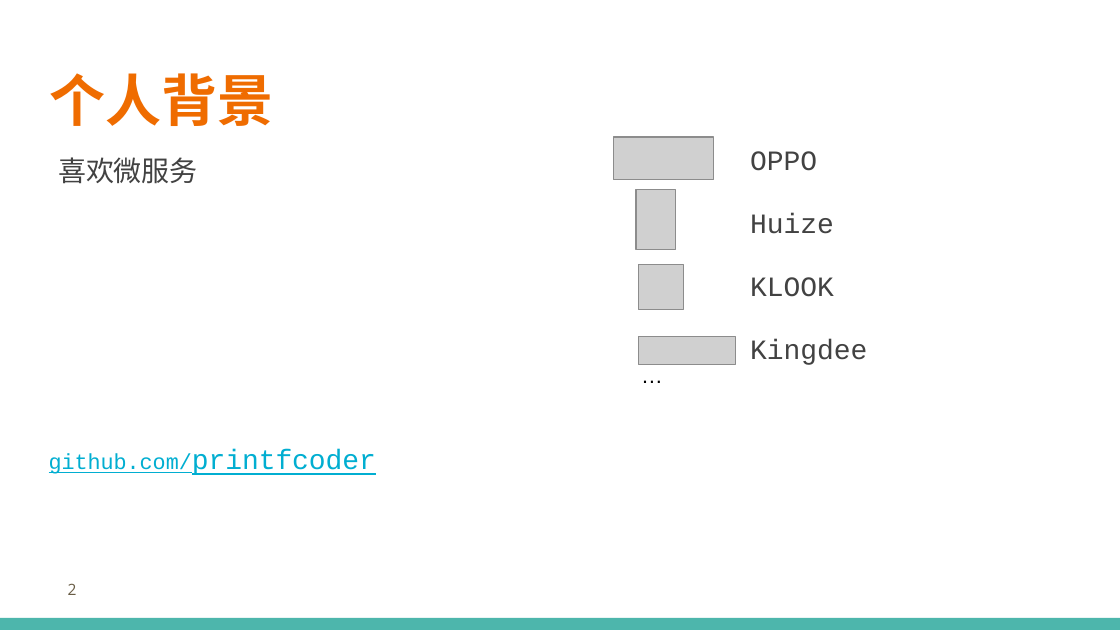
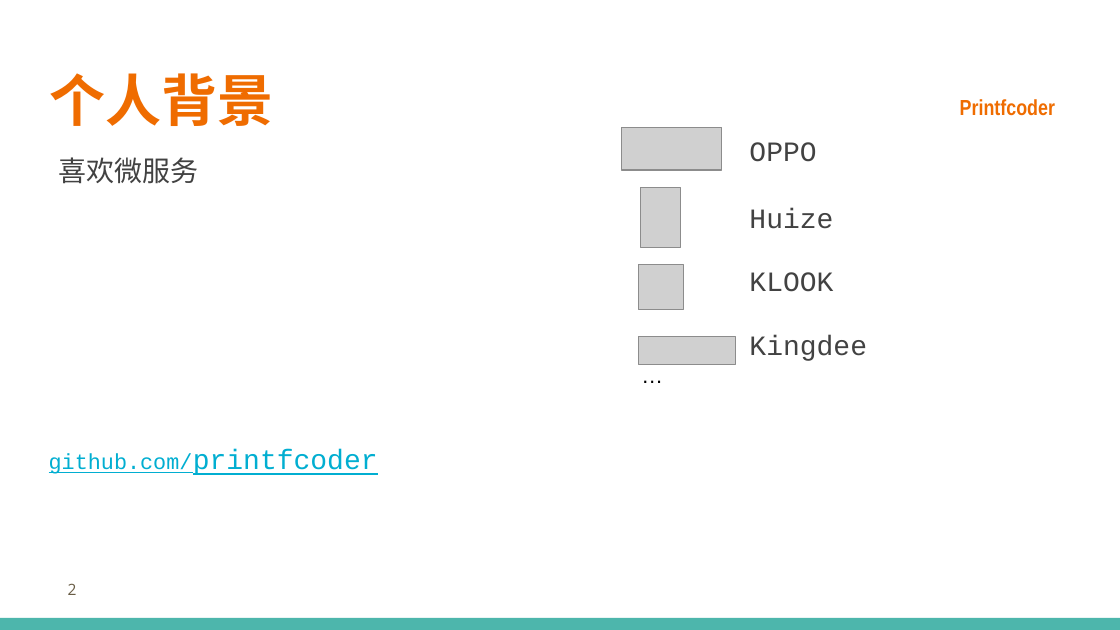
Before and after one commit to printfcoder/stack-rpc-tutorials, a slide deck: slide 2 of others/share/learning-go/【第一期】Go-Micro框架设计.pptx. Drawn at 1120x630 pixels with LibreOffice and Linux fonts; fonts in the diff are those of the drawing; grey boxes stand for pictures; background and template pictures are left out. Boxes give left, top, right and bottom in pixels: in the first picture for what was removed or moved away, otherwise in the second. Text is boxed around its words. In the diff, an @@ line names an element or a change of style, - is before the commit and + after.

```diff
--- a/others/share/learning-go/【第一期】Go-Micro框架设计.pptx
+++ b/others/share/learning-go/【第一期】Go-Micro框架设计.pptx
@@ text added at (960, 99, 1055, 116), 14 pt, text #EF6C00, bold @@
+Printfcoder
@@ picture: place and size @@
-picture at (614, 137, 713, 179)
+picture at (622, 128, 721, 170)
@@ text "OPPO": place and size @@
-text "OPPO" at (750, 151, 867, 365)
+text "OPPO" at (749, 142, 867, 361)
@@ text "OPPO" at (749, 142, 867, 361): letter spacing -0.1 to 0 pt; less space between paragraphs; line spacing 1.88 to 1 @@
@@ picture: place and size @@
-picture at (636, 189, 675, 250)
+picture at (641, 187, 680, 248)
@@ text "github.com/printfcoder" at (49, 449, 378, 475): letter spacing -0.1 to 0 pt; less space between paragraphs @@
```
Also in this commit, not shown: 23 other slides changed, 1 slide added, 1 slide removed, 1 other file.
